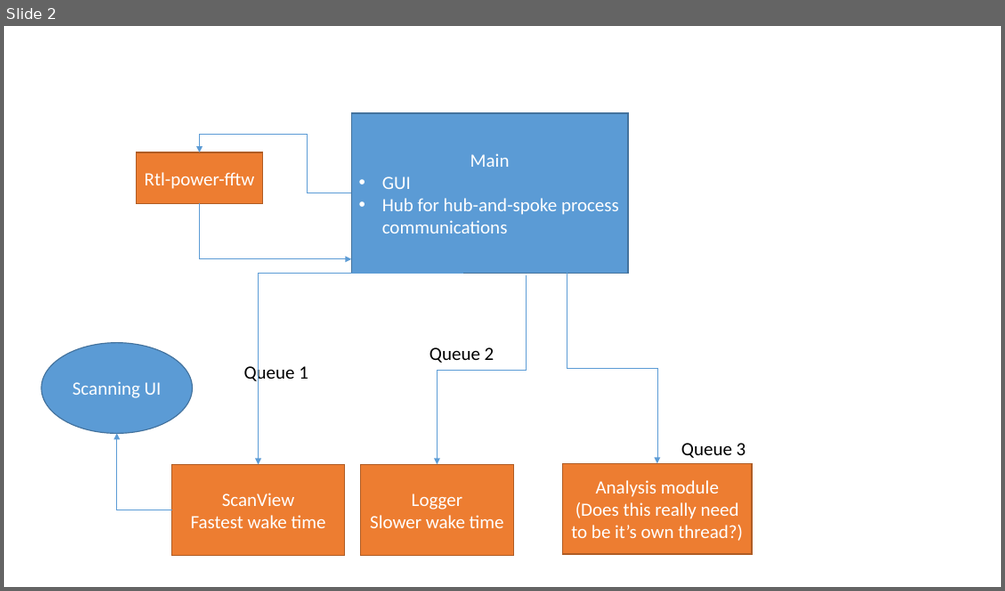
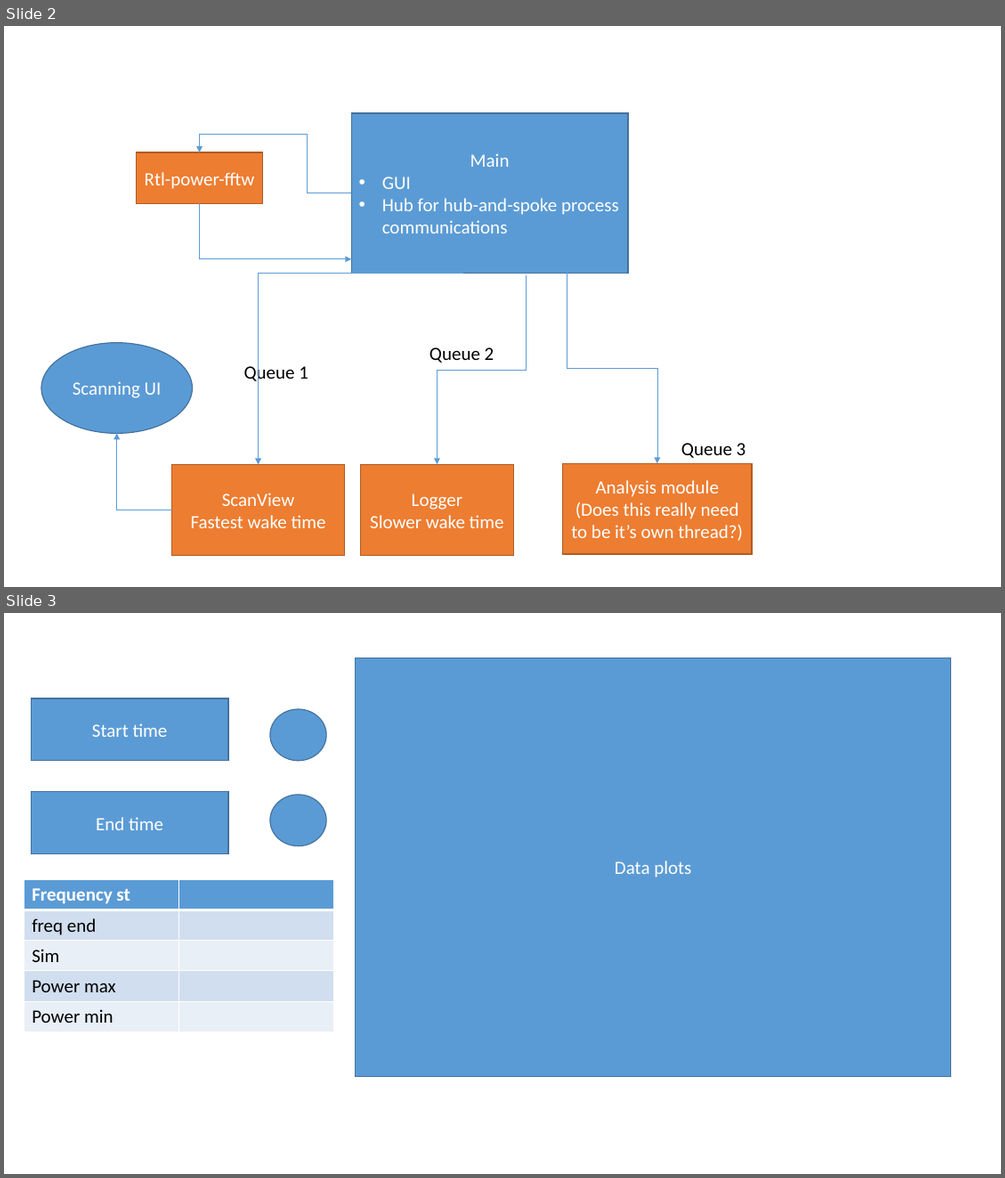
Before and after one commit to BlueWhale0101/Footprint-Scanner, a slide deck: EARS Updated Architecture.pptx. Shown one above the other, each under a label of ours: slide 2 before the commit, slides 2 and 3 after it. The pictures are 1005x591 and 1005x1178 pixels, drawn with LibreOffice and Linux fonts; fonts in the diff are those of the drawing. Boxes give left, top, right and bottom in pixels: in the first picture for what was removed or moved away, otherwise in the second. Text is boxed around its words. In the diff, an @@ line names an element or a change of style, - is before the commit and + after.

Commit message:
ppt update

```diff
--- a/EARS Updated Architecture.pptx
+++ b/EARS Updated Architecture.pptx
@@ slide 3 added at [4, 613, 1001, 1174], background #FFFFFF @@
@@ rectangle added at [356, 657, 951, 1077], fill #5B9BD5, outline #43739E 1 pt, 18 pt, text #FFFFFF @@
+Data plots
@@ rectangle added at [31, 698, 228, 761], fill #5B9BD5, outline #43739E 1 pt, 18 pt, text #FFFFFF @@
+Start time
@@ ellipse added at [270, 709, 326, 761], fill #5B9BD5, outline #43739E 1 pt @@
@@ rectangle added at [31, 792, 228, 854], fill #5B9BD5, outline #43739E 1 pt, 18 pt, text #FFFFFF @@
+End time
@@ ellipse added at [270, 795, 326, 846], fill #5B9BD5, outline #43739E 1 pt @@
@@ table added at [24, 880, 334, 1032], 5 rows, 2 columns @@
+Frequency st | 
+freq end | 
+Sim | 
+Power max | 
+Power min | 
```
